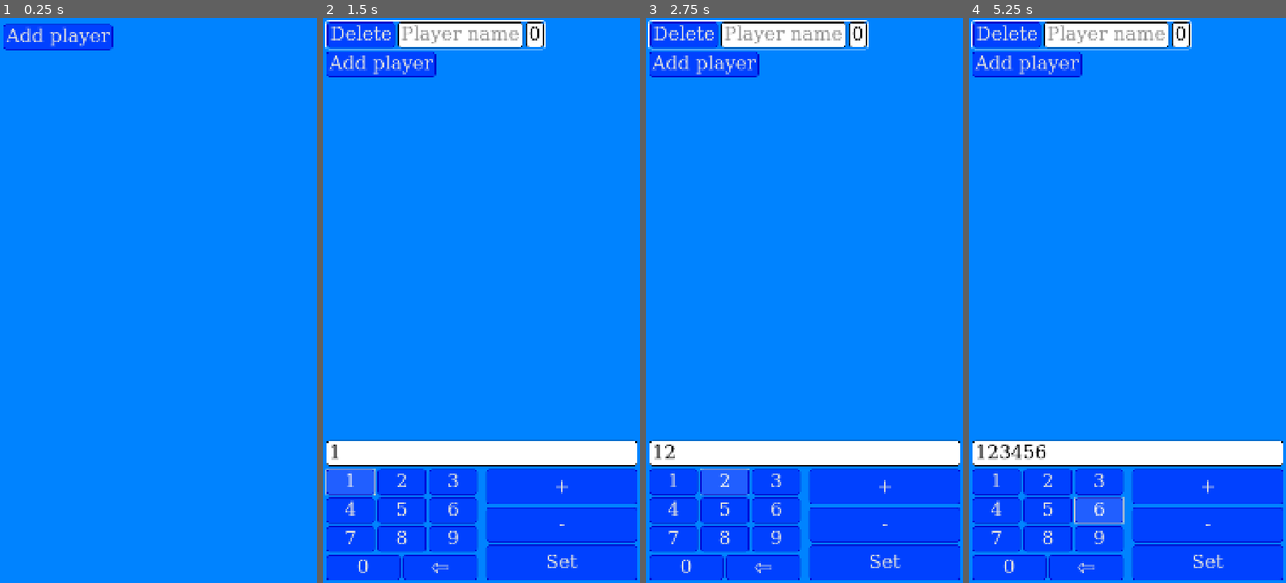
Above: before the commit, frames 1-4 (left to right).
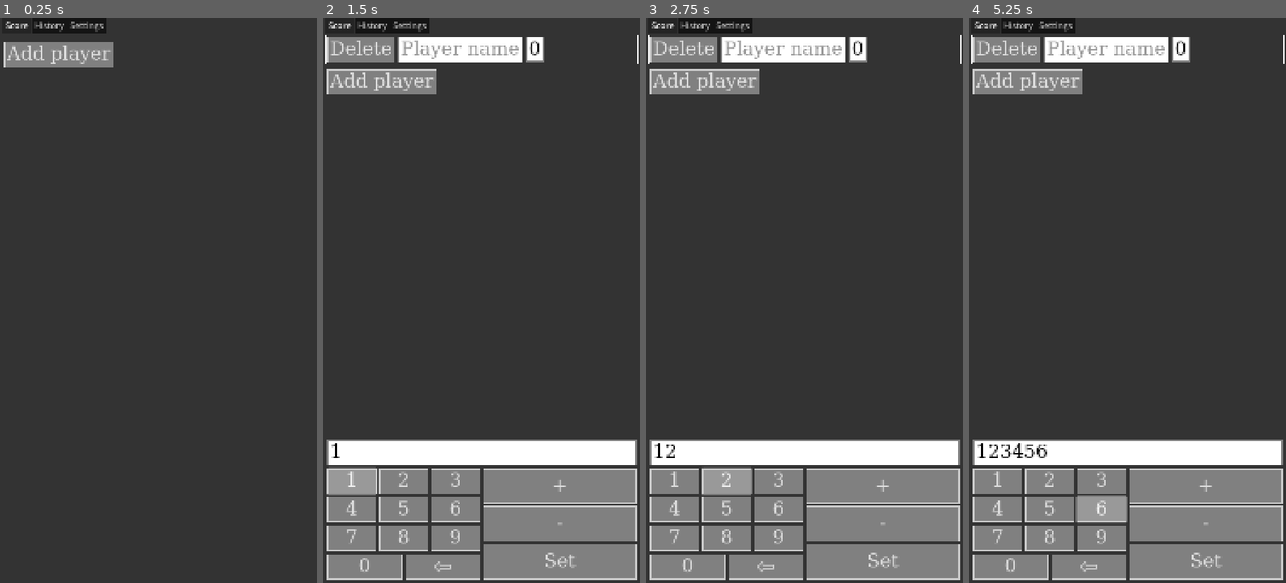
Above: after the commit, the same moments.

Repository: EnderiteFox/score-plus-plus
Game: Godot game, scene res://ui/main_ui/main_ui.tscn
Two runs of this game, one before a commit and one after it. Both use one fixed random seed, a clock stepped at 60 frames per second and the inputs below.
Inputs:
- Up to frame 1 (0.25 s): no input
- Up to frame 2 (1.5 s): click "Add player" at 0.5 s; click "1" at 1.25 s
- Up to frame 3 (2.75 s): click "2" at 2 s
- Up to frame 4 (5.25 s): click "3" at 2.75 s; click "4" at 3.5 s; click "5" at 4.25 s; click "6" at 5 s

The runs differ from the first frame. In frame 1, 100% of the frame differs, in the area x 0-100%, y 0-100%; in frame 2, 95%; in frame 3, 95%; in frame 4, 96%.

Commit message:
Change theme
Move content to tabs
Add WIP History and Settings tabs

Diff:
--- a/theme/ui_theme.tres
+++ b/theme/ui_theme.tres
@@ -8,32 +8,32 @@
 content_margin_top = 10.0
 content_margin_right = 10.0
 content_margin_bottom = 10.0
-bg_color = Color(0.128421, 0.373102, 1, 1)
 border_width_left = 3
 border_width_top = 3
 border_width_right = 3
 border_width_bottom = 3
-border_color = Color(0, 0, 0.8, 1)
-corner_radius_top_left = 10
-corner_radius_top_right = 10
-corner_radius_bottom_right = 10
-corner_radius_bottom_left = 10
+
+[sub_resource type="StyleBoxFlat" id="StyleBoxFlat_es402"]
+content_margin_left = 10.0
+content_margin_top = 10.0
+content_margin_right = 10.0
+content_margin_bottom = 10.0
+bg_color = Color(0.4, 0.4, 0.4, 1)
+border_width_left = 3
+border_width_top = 3
+border_width_right = 3
+border_width_bottom = 3
 
 [sub_resource type="StyleBoxFlat" id="StyleBoxFlat_v6wrm"]
 content_margin_left = 10.0
 content_margin_top = 10.0
 content_margin_right = 10.0
 content_margin_bottom = 10.0
-bg_color = Color(0, 0.254902, 1, 1)
+bg_color = Color(0.5, 0.5, 0.5, 1)
 border_width_left = 3
 border_width_top = 3
 border_width_right = 3
 border_width_bottom = 3
-border_color = Color(0, 0, 0.8, 1)
-corner_radius_top_left = 10
-corner_radius_top_right = 10
-corner_radius_bottom_right = 10
-corner_radius_bottom_left = 10
 
 [sub_resource type="SystemFont" id="SystemFont_7uusv"]
 font_names = PackedStringArray("Monospace")
@@ -48,11 +48,7 @@
 border_width_top = 3
 border_width_right = 3
 border_width_bottom = 3
-border_color = Color(0, 0, 0, 1)
-corner_radius_top_left = 10
-corner_radius_top_right = 10
-corner_radius_bottom_right = 10
-corner_radius_bottom_left = 10
+border_color = Color(0.5, 0.5, 0.5, 1)
 
 [sub_resource type="SystemFont" id="SystemFont_27v6b"]
 font_names = PackedStringArray("Monospace")
@@ -67,13 +63,13 @@
 border_width_top = 3
 border_width_right = 3
 border_width_bottom = 3
-border_color = Color(0, 0, 0, 1)
-corner_radius_top_left = 10
-corner_radius_top_right = 10
-corner_radius_bottom_right = 10
-corner_radius_bottom_left = 10
+border_color = Color(0.5, 0.5, 0.5, 1)
 
 [sub_resource type="StyleBoxEmpty" id="StyleBoxEmpty_v6wrm"]
+content_margin_left = 3.0
+content_margin_top = 3.0
+content_margin_right = 3.0
+content_margin_bottom = 3.0
 
 [sub_resource type="StyleBoxFlat" id="StyleBoxFlat_eqcwn"]
 bg_color = Color(0.6, 0.6, 0.6, 0)
@@ -83,14 +79,12 @@
 border_width_right = 3
 border_width_bottom = 3
 border_color = Color(1, 1, 1, 1)
-corner_radius_top_left = 10
-corner_radius_top_right = 10
-corner_radius_bottom_right = 10
-corner_radius_bottom_left = 10
 expand_margin_left = 3.0
 expand_margin_top = 3.0
 expand_margin_right = 3.0
 expand_margin_bottom = 3.0
+
+[sub_resource type="StyleBoxEmpty" id="StyleBoxEmpty_27v6b"]
 
 [sub_resource type="StyleBoxLine" id="StyleBoxLine_v6wrm"]
 color = Color(0, 0, 0, 0)
@@ -100,8 +94,9 @@
 Button/font_sizes/font_size = 64
 Button/fonts/font = SubResource("SystemFont_v6wrm")
 Button/styles/hover = SubResource("StyleBoxFlat_27v6b")
+Button/styles/hover_pressed = SubResource("StyleBoxFlat_es402")
 Button/styles/normal = SubResource("StyleBoxFlat_v6wrm")
-Button/styles/pressed = SubResource("StyleBoxFlat_27v6b")
+Button/styles/pressed = SubResource("StyleBoxFlat_es402")
 HBoxContainer/constants/separation = 10
 Label/colors/font_color = Color(0, 0, 0, 1)
 Label/font_sizes/font_size = 64
@@ -121,6 +116,8 @@
 PanelContainer/styles/panel = SubResource("StyleBoxEmpty_v6wrm")
 Selected/base_type = &"PanelContainer"
 Selected/styles/panel = SubResource("StyleBoxFlat_eqcwn")
+TabContainer/font_sizes/font_size = 29
+TabContainer/styles/panel = SubResource("StyleBoxEmpty_27v6b")
 VBoxContainer/constants/separation = 10
 VSeparator/constants/separation = 10
 VSeparator/styles/separator = SubResource("StyleBoxLine_v6wrm")
--- /dev/null
+++ b/ui/history_tab/history_tab.gd
@@ -0,0 +1,2 @@
+class_name HistoryTab
+extends Control
--- /dev/null
+++ b/ui/history_tab/history_tab.tscn
@@ -0,0 +1,24 @@
+[gd_scene load_steps=2 format=3 uid="uid://wfoawl85lwko"]
+
+[ext_resource type="Script" uid="uid://blaqrrubbydsr" path="res://ui/history_tab/history_tab.gd" id="1_c8hxy"]
+
+[node name="HistoryTab" type="Control"]
+layout_mode = 3
+anchors_preset = 15
+anchor_right = 1.0
+anchor_bottom = 1.0
+grow_horizontal = 2
+grow_vertical = 2
+script = ExtResource("1_c8hxy")
+
+[node name="CenterContainer" type="CenterContainer" parent="."]
+layout_mode = 1
+anchors_preset = 15
+anchor_right = 1.0
+anchor_bottom = 1.0
+grow_horizontal = 2
+grow_vertical = 2
+
+[node name="Label" type="Label" parent="CenterContainer"]
+layout_mode = 2
+text = "WIP"
--- a/ui/main_ui/main_ui.tscn
+++ b/ui/main_ui/main_ui.tscn
@@ -1,11 +1,8 @@
-[gd_scene load_steps=7 format=3 uid="uid://bfct5sudsqj76"]
+[gd_scene load_steps=4 format=3 uid="uid://bfct5sudsqj76"]
 
-[ext_resource type="Script" uid="uid://cle5eekmroq40" path="res://ui/main_ui/main_ui.gd" id="1_16758"]
-[ext_resource type="Script" uid="uid://c8jew4lrc3st4" path="res://ui/numpad_button/numpad_button.gd" id="2_7miss"]
-[ext_resource type="Script" uid="uid://biipk3j3p1mky" path="res://ui/edit_action_button/set_edit_action.gd" id="3_3jxcf"]
-[ext_resource type="Script" uid="uid://cogogjprxotyf" path="res://ui/edit_action_button/add_edit_action.gd" id="3_bsycw"]
-[ext_resource type="Script" uid="uid://cegqlp4nh0eq6" path="res://ui/numpad_button/backspace_button.gd" id="3_c7c5c"]
-[ext_resource type="Script" uid="uid://bdn2vfj5impgh" path="res://ui/edit_action_button/substract_edit_action.gd" id="4_bp13i"]
+[ext_resource type="PackedScene" uid="uid://b0lhhhsq3cx0u" path="res://ui/score_tab/score_tab.tscn" id="2_7miss"]
+[ext_resource type="PackedScene" uid="uid://wfoawl85lwko" path="res://ui/history_tab/history_tab.tscn" id="3_3jxcf"]
+[ext_resource type="PackedScene" uid="uid://vvix07tir73f" path="res://ui/settings_tab/SettingsTab.tscn" id="3_bsycw"]
 
 [node name="MainUI" type="Control"]
 layout_mode = 3
@@ -14,7 +11,6 @@
 anchor_bottom = 1.0
 grow_horizontal = 2
 grow_vertical = 2
-script = ExtResource("1_16758")
 
 [node name="Background" type="ColorRect" parent="."]
 layout_mode = 1
@@ -24,172 +20,28 @@
 grow_horizontal = 2
 grow_vertical = 2
 mouse_filter = 1
-color = Color(0, 0.513726, 1, 1)
+color = Color(0.2, 0.2, 0.2, 1)
 
-[node name="VBoxContainer" type="VBoxContainer" parent="."]
+[node name="TabContainer" type="TabContainer" parent="."]
 layout_mode = 1
 anchors_preset = 15
 anchor_right = 1.0
 anchor_bottom = 1.0
 grow_horizontal = 2
 grow_vertical = 2
+current_tab = 0
+clip_tabs = false
 
-[node name="ScrollContainer" type="ScrollContainer" parent="VBoxContainer"]
+[node name="Score" parent="TabContainer" instance=ExtResource("2_7miss")]
 layout_mode = 2
-size_flags_vertical = 3
+metadata/_tab_index = 0
 
-[node name="MarginContainer" type="MarginContainer" parent="VBoxContainer/ScrollContainer"]
+[node name="History" parent="TabContainer" instance=ExtResource("3_3jxcf")]
+visible = false
 layout_mode = 2
+metadata/_tab_index = 1
 
-[node name="ElementsList" type="VBoxContainer" parent="VBoxContainer/ScrollContainer/MarginContainer"]
+[node name="Settings" parent="TabContainer" instance=ExtResource("3_bsycw")]
+visible = false
 layout_mode = 2
-size_flags_vertical = 0
-
-[node name="PlayerList" type="VBoxContainer" parent="VBoxContainer/ScrollContainer/MarginContainer/ElementsList"]
-unique_name_in_owner = true
-layout_mode = 2
-size_flags_horizontal = 0
-size_flags_vertical = 4
-
-[node name="AddPlayerButton" type="Button" parent="VBoxContainer/ScrollContainer/MarginContainer/ElementsList"]
-unique_name_in_owner = true
-layout_mode = 2
-size_flags_horizontal = 0
-size_flags_vertical = 4
-text = "Add player"
-
-[node name="PlayerEditPanel" type="PanelContainer" parent="VBoxContainer"]
-unique_name_in_owner = true
-layout_mode = 2
-
-[node name="MarginContainer" type="MarginContainer" parent="VBoxContainer/PlayerEditPanel"]
-layout_mode = 2
-
-[node name="VBoxContainer" type="VBoxContainer" parent="VBoxContainer/PlayerEditPanel/MarginContainer"]
-layout_mode = 2
-
-[node name="PlayerEditLine" type="LineEdit" parent="VBoxContainer/PlayerEditPanel/MarginContainer/VBoxContainer"]
-unique_name_in_owner = true
-layout_mode = 2
-
-[node name="EditButtons" type="HBoxContainer" parent="VBoxContainer/PlayerEditPanel/MarginContainer/VBoxContainer"]
-layout_mode = 2
-
-[node name="Numpad" type="VBoxContainer" parent="VBoxContainer/PlayerEditPanel/MarginContainer/VBoxContainer/EditButtons"]
-layout_mode = 2
-size_flags_horizontal = 3
-
-[node name="HBoxContainer" type="HBoxContainer" parent="VBoxContainer/PlayerEditPanel/MarginContainer/VBoxContainer/EditButtons/Numpad"]
-layout_mode = 2
-
-[node name="1" type="Button" parent="VBoxContainer/PlayerEditPanel/MarginContainer/VBoxContainer/EditButtons/Numpad/HBoxContainer" node_paths=PackedStringArray("player_edit_line")]
-layout_mode = 2
-size_flags_horizontal = 3
-text = "1"
-script = ExtResource("2_7miss")
-player_edit_line = NodePath("../../../../PlayerEditLine")
-
-[node name="2" type="Button" parent="VBoxContainer/PlayerEditPanel/MarginContainer/VBoxContainer/EditButtons/Numpad/HBoxContainer" node_paths=PackedStringArray("player_edit_line")]
-layout_mode = 2
-size_flags_horizontal = 3
-text = "2"
-script = ExtResource("2_7miss")
-player_edit_line = NodePath("../../../../PlayerEditLine")
-
-[node name="3" type="Button" parent="VBoxContainer/PlayerEditPanel/MarginContainer/VBoxContainer/EditButtons/Numpad/HBoxContainer" node_paths=PackedStringArray("player_edit_line")]
-layout_mode = 2
-size_flags_horizontal = 3
-text = "3"
-script = ExtResource("2_7miss")
-player_edit_line = NodePath("../../../../PlayerEditLine")
-
-[node name="HBoxContainer2" type="HBoxContainer" parent="VBoxContainer/PlayerEditPanel/MarginContainer/VBoxContainer/EditButtons/Numpad"]
-layout_mode = 2
-
-[node name="4" type="Button" parent="VBoxContainer/PlayerEditPanel/MarginContainer/VBoxContainer/EditButtons/Numpad/HBoxContainer2" node_paths=PackedStringArray("player_edit_line")]
-layout_mode = 2
-size_flags_horizontal = 3
-text = "4"
-script = ExtResource("2_7miss")
-player_edit_line = NodePath("../../../../PlayerEditLine")
-
-[node name="5" type="Button" parent="VBoxContainer/PlayerEditPanel/MarginContainer/VBoxContainer/EditButtons/Numpad/HBoxContainer2" node_paths=PackedStringArray("player_edit_line")]
-layout_mode = 2
-size_flags_horizontal = 3
-text = "5"
-script = ExtResource("2_7miss")
-player_edit_line = NodePath("../../../../PlayerEditLine")
-
-[node name="6" type="Button" parent="VBoxContainer/PlayerEditPanel/MarginContainer/VBoxContainer/EditButtons/Numpad/HBoxContainer2" node_paths=PackedStringArray("player_edit_line")]
-layout_mode = 2
-size_flags_horizontal = 3
-text = "6"
-script = ExtResource("2_7miss")
-player_edit_line = NodePath("../../../../PlayerEditLine")
-
-[node name="HBoxContainer3" type="HBoxContainer" parent="VBoxContainer/PlayerEditPanel/MarginContainer/VBoxContainer/EditButtons/Numpad"]
-layout_mode = 2
-
-[node name="7" type="Button" parent="VBoxContainer/PlayerEditPanel/MarginContainer/VBoxContainer/EditButtons/Numpad/HBoxContainer3" node_paths=PackedStringArray("player_edit_line")]
-layout_mode = 2
-size_flags_horizontal = 3
-text = "7"
-script = ExtResource("2_7miss")
-player_edit_line = NodePath("../../../../PlayerEditLine")
-
-[node name="8" type="Button" parent="VBoxContainer/PlayerEditPanel/MarginContainer/VBoxContainer/EditButtons/Numpad/HBoxContainer3" node_paths=PackedStringArray("player_edit_line")]
-layout_mode = 2
-size_flags_horizontal = 3
-text = "8"
-script = ExtResource("2_7miss")
-player_edit_line = NodePath("../../../../PlayerEditLine")
-
-[node name="9" type="Button" parent="VBoxContainer/PlayerEditPanel/MarginContainer/VBoxContainer/EditButtons/Numpad/HBoxContainer3" node_paths=PackedStringArray("player_edit_line")]
-layout_mode = 2
-size_flags_horizontal = 3
-text = "9"
-script = ExtResource("2_7miss")
-player_edit_line = NodePath("../../../../PlayerEditLine")
-
-[node name="HBoxContainer4" type="HBoxContainer" parent="VBoxContainer/PlayerEditPanel/MarginContainer/VBoxContainer/EditButtons/Numpad"]
-layout_mode = 2
-
-[node name="0" type="Button" parent="VBoxContainer/PlayerEditPanel/MarginContainer/VBoxContainer/EditButtons/Numpad/HBoxContainer4" node_paths=PackedStringArray("player_edit_line")]
-layout_mode = 2
-size_flags_horizontal = 3
-text = "0"
-script = ExtResource("2_7miss")
-player_edit_line = NodePath("../../../../PlayerEditLine")
-
-[node name="Backspace" type="Button" parent="VBoxContainer/PlayerEditPanel/MarginContainer/VBoxContainer/EditButtons/Numpad/HBoxContainer4" node_paths=PackedStringArray("player_edit_line")]
-layout_mode = 2
-size_flags_horizontal = 3
-text = "⇦"
-script = ExtResource("3_c7c5c")
-player_edit_line = NodePath("../../../../PlayerEditLine")
-
-[node name="VSeparator" type="VSeparator" parent="VBoxContainer/PlayerEditPanel/MarginContainer/VBoxContainer/EditButtons"]
-layout_mode = 2
-
-[node name="EditActionButtons" type="VBoxContainer" parent="VBoxContainer/PlayerEditPanel/MarginContainer/VBoxContainer/EditButtons"]
-unique_name_in_owner = true
-layout_mode = 2
-size_flags_horizontal = 3
-
-[node name="AddButton" type="Button" parent="VBoxContainer/PlayerEditPanel/MarginContainer/VBoxContainer/EditButtons/EditActionButtons"]
-layout_mode = 2
-size_flags_vertical = 3
-text = "+"
-script = ExtResource("3_bsycw")
-
-[node name="SubstractButton" type="Button" parent="VBoxContainer/PlayerEditPanel/MarginContainer/VBoxContainer/EditButtons/EditActionButtons"]
-layout_mode = 2
-size_flags_vertical = 3
-text = "-"
-script = ExtResource("4_bp13i")
-
-[node name="SetButton" type="Button" parent="VBoxContainer/PlayerEditPanel/MarginContainer/VBoxContainer/EditButtons/EditActionButtons"]
-layout_mode = 2
-size_flags_vertical = 3
-text = "Set"
-script = ExtResource("3_3jxcf")
+metadata/_tab_index = 2
--- a/ui/main_ui/main_ui.gd
+++ b/ui/score_tab/score_tab.gd
@@ -1,4 +1,4 @@
-class_name MainUI
+class_name ScoreTab
 extends Control
 
 @onready var add_player_button: Button = %AddPlayerButton
--- /dev/null
+++ b/ui/score_tab/score_tab.tscn
@@ -0,0 +1,177 @@
+[gd_scene load_steps=7 format=3 uid="uid://b0lhhhsq3cx0u"]
+
+[ext_resource type="Script" uid="uid://c8jew4lrc3st4" path="res://ui/numpad_button/numpad_button.gd" id="1_75xce"]
+[ext_resource type="Script" uid="uid://cle5eekmroq40" path="res://ui/score_tab/score_tab.gd" id="1_sed73"]
+[ext_resource type="Script" uid="uid://cegqlp4nh0eq6" path="res://ui/numpad_button/backspace_button.gd" id="2_wvjya"]
+[ext_resource type="Script" uid="uid://cogogjprxotyf" path="res://ui/edit_action_button/add_edit_action.gd" id="3_ji2sn"]
+[ext_resource type="Script" uid="uid://bdn2vfj5impgh" path="res://ui/edit_action_button/substract_edit_action.gd" id="4_gj7ei"]
+[ext_resource type="Script" uid="uid://biipk3j3p1mky" path="res://ui/edit_action_button/set_edit_action.gd" id="5_tgmw7"]
+
+[node name="ScoreTab" type="VBoxContainer"]
+anchors_preset = 15
+anchor_right = 1.0
+anchor_bottom = 1.0
+grow_horizontal = 2
+grow_vertical = 2
+script = ExtResource("1_sed73")
+
+[node name="ScrollContainer" type="ScrollContainer" parent="."]
+layout_mode = 2
+size_flags_vertical = 3
+
+[node name="MarginContainer" type="MarginContainer" parent="ScrollContainer"]
+layout_mode = 2
+size_flags_horizontal = 3
+
+[node name="ElementsList" type="VBoxContainer" parent="ScrollContainer/MarginContainer"]
+layout_mode = 2
+size_flags_vertical = 0
+
+[node name="PlayerList" type="VBoxContainer" parent="ScrollContainer/MarginContainer/ElementsList"]
+unique_name_in_owner = true
+layout_mode = 2
+size_flags_vertical = 4
+
+[node name="MarginContainer" type="MarginContainer" parent="ScrollContainer/MarginContainer/ElementsList"]
+layout_mode = 2
+theme_override_constants/margin_left = 3
+
+[node name="AddPlayerButton" type="Button" parent="ScrollContainer/MarginContainer/ElementsList/MarginContainer"]
+unique_name_in_owner = true
+layout_mode = 2
+size_flags_horizontal = 0
+size_flags_vertical = 4
+text = "Add player"
+
+[node name="PlayerEditPanel" type="PanelContainer" parent="."]
+unique_name_in_owner = true
+layout_mode = 2
+
+[node name="MarginContainer" type="MarginContainer" parent="PlayerEditPanel"]
+layout_mode = 2
+
+[node name="VBoxContainer" type="VBoxContainer" parent="PlayerEditPanel/MarginContainer"]
+layout_mode = 2
+
+[node name="PlayerEditLine" type="LineEdit" parent="PlayerEditPanel/MarginContainer/VBoxContainer"]
+unique_name_in_owner = true
+layout_mode = 2
+
+[node name="EditButtons" type="HBoxContainer" parent="PlayerEditPanel/MarginContainer/VBoxContainer"]
+layout_mode = 2
+
+[node name="Numpad" type="VBoxContainer" parent="PlayerEditPanel/MarginContainer/VBoxContainer/EditButtons"]
+layout_mode = 2
+size_flags_horizontal = 3
+
+[node name="HBoxContainer" type="HBoxContainer" parent="PlayerEditPanel/MarginContainer/VBoxContainer/EditButtons/Numpad"]
+layout_mode = 2
+
+[node name="1" type="Button" parent="PlayerEditPanel/MarginContainer/VBoxContainer/EditButtons/Numpad/HBoxContainer" node_paths=PackedStringArray("player_edit_line")]
+layout_mode = 2
+size_flags_horizontal = 3
+text = "1"
+script = ExtResource("1_75xce")
+player_edit_line = NodePath("../../../../PlayerEditLine")
+
+[node name="2" type="Button" parent="PlayerEditPanel/MarginContainer/VBoxContainer/EditButtons/Numpad/HBoxContainer" node_paths=PackedStringArray("player_edit_line")]
+layout_mode = 2
+size_flags_horizontal = 3
+text = "2"
+script = ExtResource("1_75xce")
+player_edit_line = NodePath("../../../../PlayerEditLine")
+
+[node name="3" type="Button" parent="PlayerEditPanel/MarginContainer/VBoxContainer/EditButtons/Numpad/HBoxContainer" node_paths=PackedStringArray("player_edit_line")]
+layout_mode = 2
+size_flags_horizontal = 3
+text = "3"
+script = ExtResource("1_75xce")
+player_edit_line = NodePath("../../../../PlayerEditLine")
+
+[node name="HBoxContainer2" type="HBoxContainer" parent="PlayerEditPanel/MarginContainer/VBoxContainer/EditButtons/Numpad"]
+layout_mode = 2
+
+[node name="4" type="Button" parent="PlayerEditPanel/MarginContainer/VBoxContainer/EditButtons/Numpad/HBoxContainer2" node_paths=PackedStringArray("player_edit_line")]
+layout_mode = 2
+size_flags_horizontal = 3
+text = "4"
+script = ExtResource("1_75xce")
+player_edit_line = NodePath("../../../../PlayerEditLine")
+
+[node name="5" type="Button" parent="PlayerEditPanel/MarginContainer/VBoxContainer/EditButtons/Numpad/HBoxContainer2" node_paths=PackedStringArray("player_edit_line")]
+layout_mode = 2
+size_flags_horizontal = 3
+text = "5"
+script = ExtResource("1_75xce")
+player_edit_line = NodePath("../../../../PlayerEditLine")
+
+[node name="6" type="Button" parent="PlayerEditPanel/MarginContainer/VBoxContainer/EditButtons/Numpad/HBoxContainer2" node_paths=PackedStringArray("player_edit_line")]
+layout_mode = 2
+size_flags_horizontal = 3
+text = "6"
+script = ExtResource("1_75xce")
+player_edit_line = NodePath("../../../../PlayerEditLine")
+
+[node name="HBoxContainer3" type="HBoxContainer" parent="PlayerEditPanel/MarginContainer/VBoxContainer/EditButtons/Numpad"]
+layout_mode = 2
+
+[node name="7" type="Button" parent="PlayerEditPanel/MarginContainer/VBoxContainer/EditButtons/Numpad/HBoxContainer3" node_paths=PackedStringArray("player_edit_line")]
+layout_mode = 2
+size_flags_horizontal = 3
+text = "7"
+script = ExtResource("1_75xce")
+player_edit_line = NodePath("../../../../PlayerEditLine")
+
+[node name="8" type="Button" parent="PlayerEditPanel/MarginContainer/VBoxContainer/EditButtons/Numpad/HBoxContainer3" node_paths=PackedStringArray("player_edit_line")]
+layout_mode = 2
+size_flags_horizontal = 3
+text = "8"
+script = ExtResource("1_75xce")
+player_edit_line = NodePath("../../../../PlayerEditLine")
+
+[node name="9" type="Button" parent="PlayerEditPanel/MarginContainer/VBoxContainer/EditButtons/Numpad/HBoxContainer3" node_paths=PackedStringArray("player_edit_line")]
+layout_mode = 2
+size_flags_horizontal = 3
+text = "9"
+script = ExtResource("1_75xce")
+player_edit_line = NodePath("../../../../PlayerEditLine")
+
+[node name="HBoxContainer4" type="HBoxContainer" parent="PlayerEditPanel/MarginContainer/VBoxContainer/EditButtons/Numpad"]
+layout_mode = 2
+
+[node name="0" type="Button" parent="PlayerEditPanel/MarginContainer/VBoxContainer/EditButtons/Numpad/HBoxContainer4" node_paths=PackedStringArray("player_edit_line")]
+layout_mode = 2
+size_flags_horizontal = 3
+text = "0"
+script = ExtResource("1_75xce")
+player_edit_line = NodePath("../../../../PlayerEditLine")
+
+[node name="Backspace" type="Button" parent="PlayerEditPanel/MarginContainer/VBoxContainer/EditButtons/Numpad/HBoxContainer4" node_paths=PackedStringArray("player_edit_line")]
+layout_mode = 2
+size_flags_horizontal = 3
+text = "⇦"
+script = ExtResource("2_wvjya")
+player_edit_line = NodePath("../../../../PlayerEditLine")
+
+[node name="EditActionButtons" type="VBoxContainer" parent="PlayerEditPanel/MarginContainer/VBoxContainer/EditButtons"]
+unique_name_in_owner = true
+layout_mode = 2
+size_flags_horizontal = 3
+
+[node name="AddButton" type="Button" parent="PlayerEditPanel/MarginContainer/VBoxContainer/EditButtons/EditActionButtons"]
+layout_mode = 2
+size_flags_vertical = 3
+text = "+"
+script = ExtResource("3_ji2sn")
+
+[node name="SubstractButton" type="Button" parent="PlayerEditPanel/MarginContainer/VBoxContainer/EditButtons/EditActionButtons"]
+layout_mode = 2
+size_flags_vertical = 3
+text = "-"
+script = ExtResource("4_gj7ei")
+
+[node name="SetButton" type="Button" parent="PlayerEditPanel/MarginContainer/VBoxContainer/EditButtons/EditActionButtons"]
+layout_mode = 2
+size_flags_vertical = 3
+text = "Set"
+script = ExtResource("5_tgmw7")
--- /dev/null
+++ b/ui/settings_tab/SettingsTab.tscn
@@ -0,0 +1,24 @@
+[gd_scene load_steps=2 format=3 uid="uid://vvix07tir73f"]
+
+[ext_resource type="Script" uid="uid://c45uelf7bfy6p" path="res://ui/settings_tab/settings_tab.gd" id="1_3jpxy"]
+
+[node name="SettingsTab" type="Control"]
+layout_mode = 3
+anchors_preset = 15
+anchor_right = 1.0
+anchor_bottom = 1.0
+grow_horizontal = 2
+grow_vertical = 2
+script = ExtResource("1_3jpxy")
+
+[node name="CenterContainer" type="CenterContainer" parent="."]
+layout_mode = 1
+anchors_preset = 15
+anchor_right = 1.0
+anchor_bottom = 1.0
+grow_horizontal = 2
+grow_vertical = 2
+
+[node name="Label" type="Label" parent="CenterContainer"]
+layout_mode = 2
+text = "WIP"
--- /dev/null
+++ b/ui/settings_tab/settings_tab.gd
@@ -0,0 +1,2 @@
+class_name SettingsTab
+extends Control
Not shown: 1 places in theme/ui_theme.tres that only renumber resources
Not shown, added: ui/history_tab/history_tab.gd.uid
Renamed: ui/main_ui/main_ui.gd.uid -> ui/score_tab/score_tab.gd.uid
Not shown, added: ui/settings_tab/settings_tab.gd.uid
